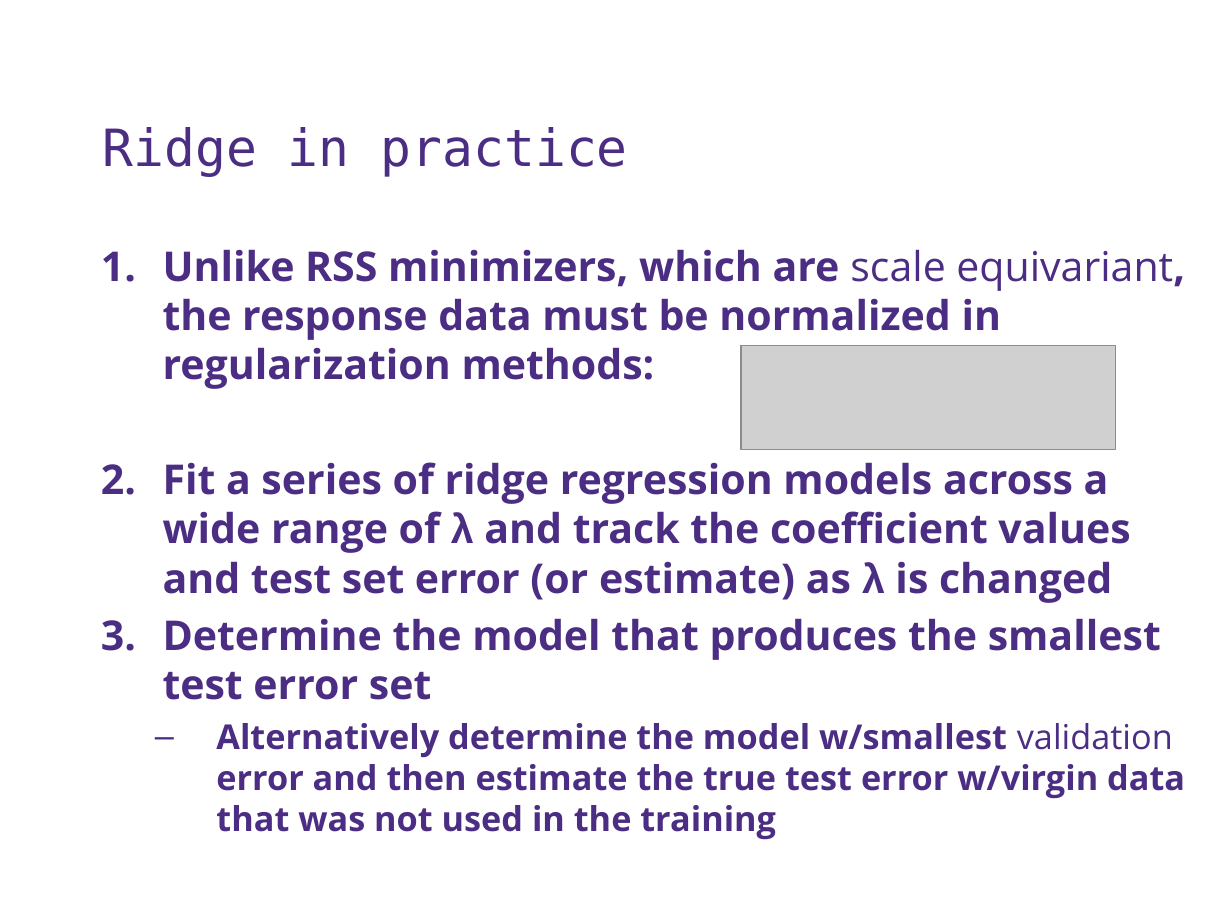
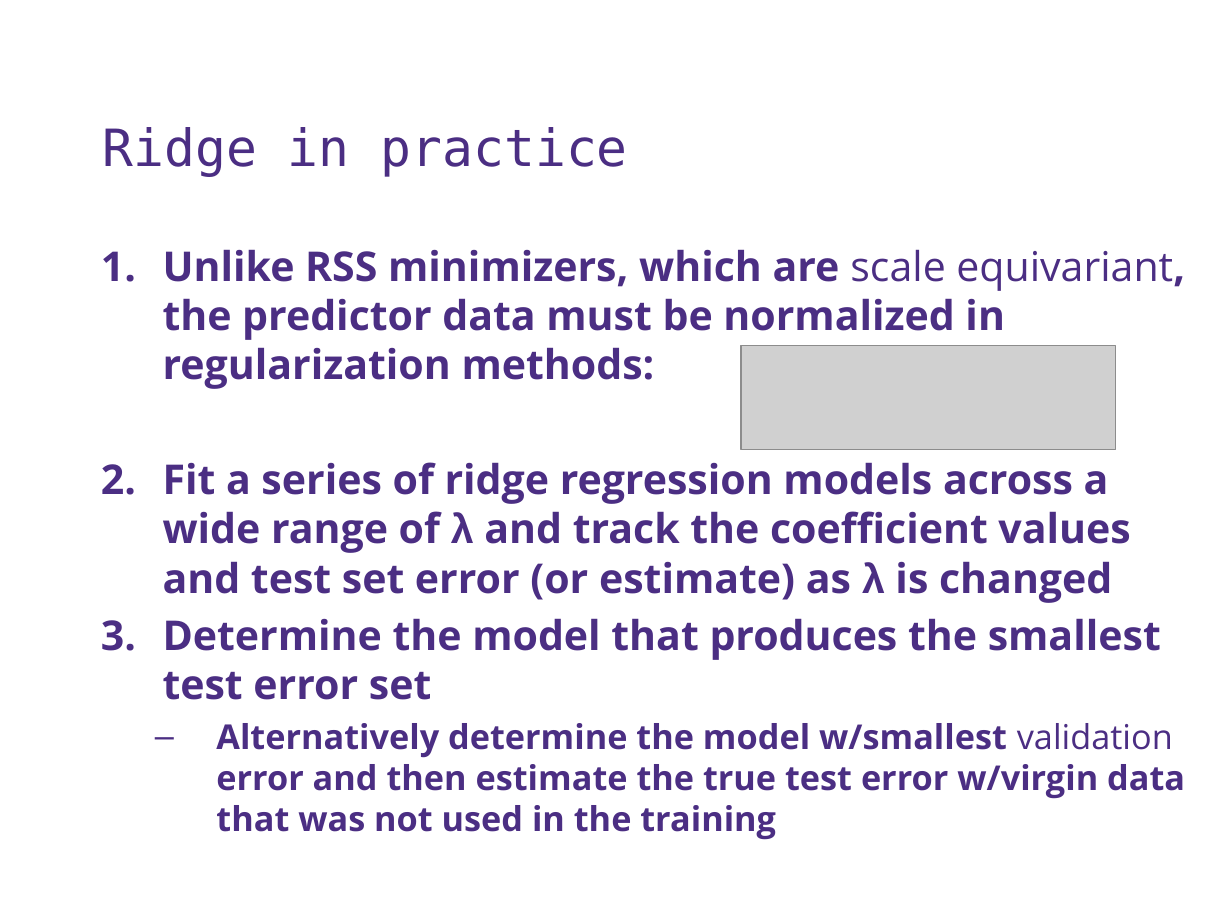
Before and after one commit to UWDIRECT/UWDIRECT.github.io, a slide deck: slide 31 of Wi18_content/DSMCER/L11.SubsetsRegularlization.pptx (slide 25 before the commit). Drawn at 1232x924 pixels with LibreOffice and Linux fonts; fonts in the diff are those of the drawing; grey boxes stand for pictures; background and template pictures are left out. Boxes give left, top, right and bottom in pixels: in the first picture for what was removed or moved away, otherwise in the second. Text is boxed around its words. In the diff, an @@ line names an element or a change of style, - is before the commit and + after.

```diff
--- a/Wi18_content/DSMCER/L11.SubsetsRegularlization.pptx
+++ b/Wi18_content/DSMCER/L11.SubsetsRegularlization.pptx
@@ text at (x1=163, y1=249, x2=1185, y2=389): text changed @@
-1. Unlike RSS minimizers, which are scale equivariant, the response data must be normalized in regularization methods:
+1. Unlike RSS minimizers, which are scale equivariant, the predictor data must be normalized in regularization methods:
```
Also in this commit, not shown: 7 other slides changed, 8 slides added.
